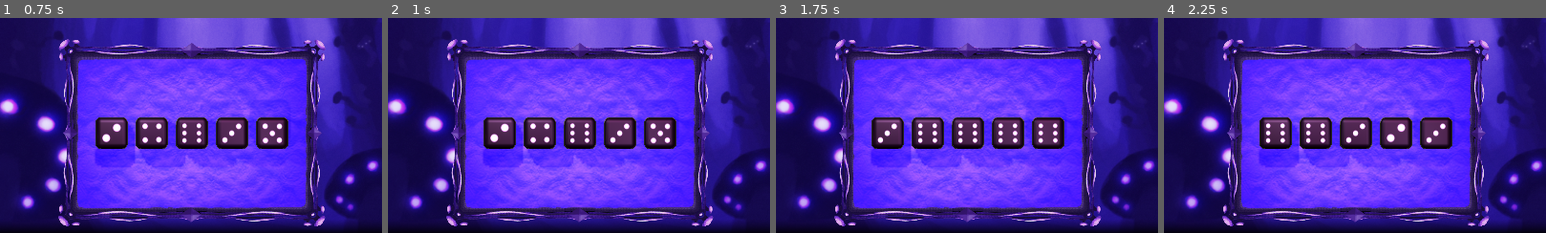
Above: before the commit, frames 1-4 (left to right).
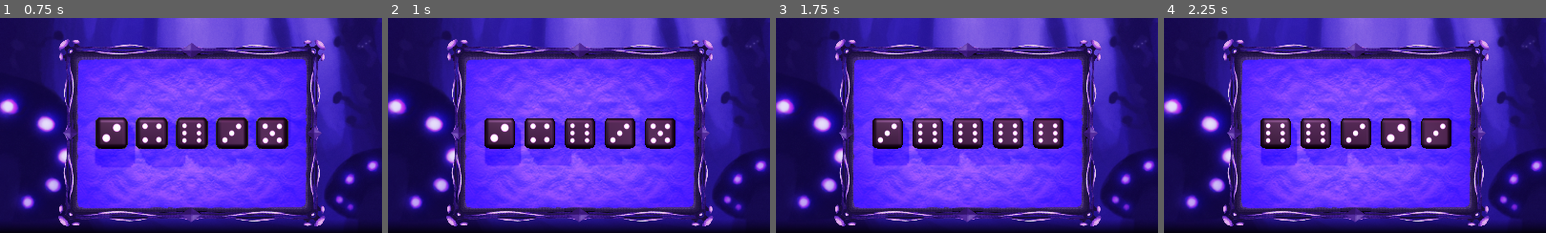
Above: after the commit, the same moments.

Repository: Rubj/dice
Game: Godot game, scene res://Game.tscn
The game is run twice, just before and just after one commit, with the same random seed, the same clock (stepped at 60 frames per second) and the same inputs.
Inputs (mouse positions are % of the whole screen's width and height, from its top left):
- Up to frame 1 (0.75 s): tap Enter (enter) at 0.5 s; move the mouse to (72, 45) at 0.52 s; click (72, 45) at 0.6 s
- Up to frame 2 (1 s): tap Enter (enter) at 0.8 s
- Up to frame 3 (1.75 s): tap Space at 1.25 s; move the mouse to (30, 55) at 1.27 s; tap Enter (enter) at 1.35 s; click (30, 55) at 1.55 s
- Up to frame 4 (2.25 s): tap Enter (enter) at 2 s; move the mouse to (60, 28) at 2.02 s; click (60, 28) at 2.1 s
The pictures show only the part of the screen within x 25-75%, y 50-100%; the shares and areas given below are measured in that part.

Frame 1 is identical in both runs. In frame 2, 0.9% of the frame differs, in the area x 25-76%, y 42-70%; in frame 3, 0.9%; in frame 4, 0.9%.

Commit message:
wip

Diff:
--- /dev/null
+++ b/classes/Combo.gd
@@ -0,0 +1 @@
+class_name Combo
--- a/node_2d.gd
+++ b/node_2d.gd
@@ -3,8 +3,8 @@
 var state_just_changed: bool = true;
 enum St {NoInput,Veereta,YourTurn,EnemyTurn,Pood,Vali, Test};
 var state: St = St.Veereta;
-var myDice: Array[Taring] = [];
-var taringud: Array[MeshInstance3D] = [];#taringud käes (vb pole vaja)
+var myDice: Array[Taring] = []; #todo replace with var diceInHand: Array[Taring];
+var taringud: Array[MeshInstance3D] = [];#taringud laual todo ilusam godot ref
 var viskeid: int;
 var battleScene: Node3D;
 @onready var D6: PackedScene = preload("res://scenes/d6.tscn");
@@ -65,14 +65,14 @@
 			t.name = "D6"+str(i);
 			t.my_index = i;
 			battleScene.add_child(t);
-			t.set_owner(battleScene);
+			t.set_owner(battleScene); #todo add group for better referencing
 			t.position = Vector3(left_side + (i*0.5), 0, 0);
 			taringud.push_back(t);
 		var t2 = taringud[i];
 		t2 = battleScene.get_node("D6"+str(i));
 		turnD6(d.current_side, t2);
 	state = St.Vali
-	print(str(ds.map(func(d): return d.current_side)) + " || viskeid jäänud: " + str(viskeid));
+	print("veeretasid: " + str(ds.map(func(d): return d.current_side)) + " || vali täringud ja vajuta enter. viskeid jäänud: " + str(viskeid));
 
 func turnD6(v: int, t: MeshInstance3D): #todo move to D6 render logic
 	if v == 6:
@@ -89,11 +89,20 @@
 		t.rotation_degrees = Vector3(0, 0, -90);
 
 func endTurn():
+	var selectedDiceIndexes: Array = taringud.filter(func(t): return t.is_selected).map(func(t): return myDice[t.my_index].current_side);
+	calculateCombos(selectedDiceIndexes);
+	for t in taringud: t.setSelected(false);
 	if viskeid > 0:
 		state_just_changed = true;
 		state = St.Veereta;
 		return;
 	battleEnd();
+
+func calculateCombos(diceIndexes: Array):
+	print("valisid: " + str(diceIndexes) + " || click et uuesti veeretada");
+
+	print("combod: ")
+	pass #todo
 
 #func battleInit
 func battleEnd(): #battleInstance: PackedScene to remove
